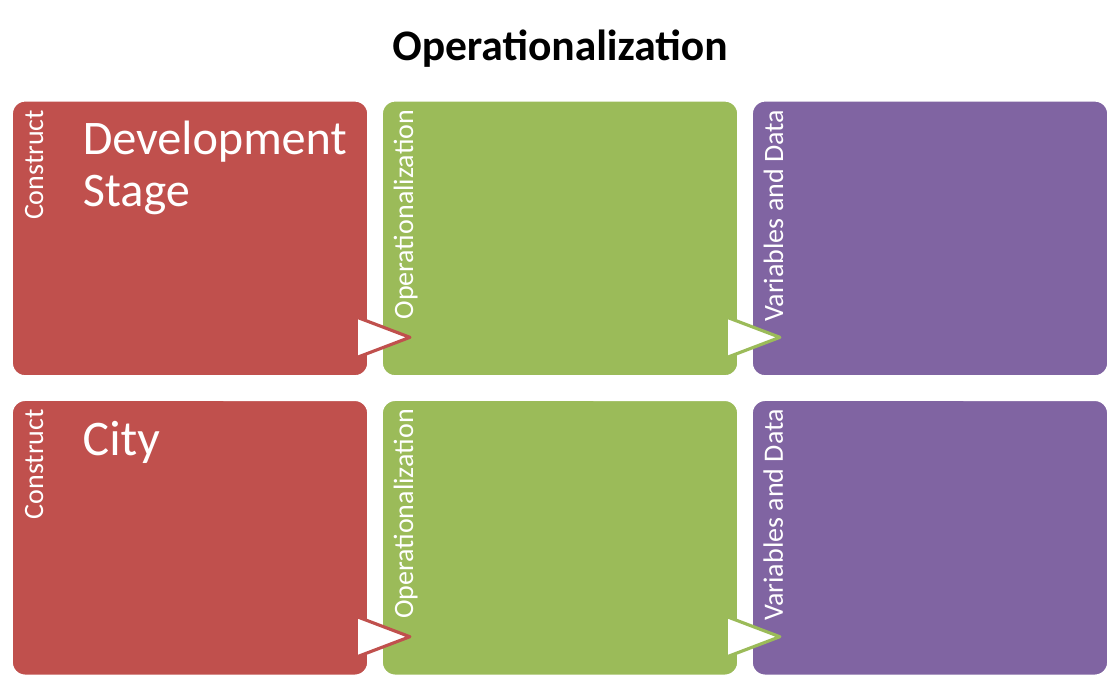
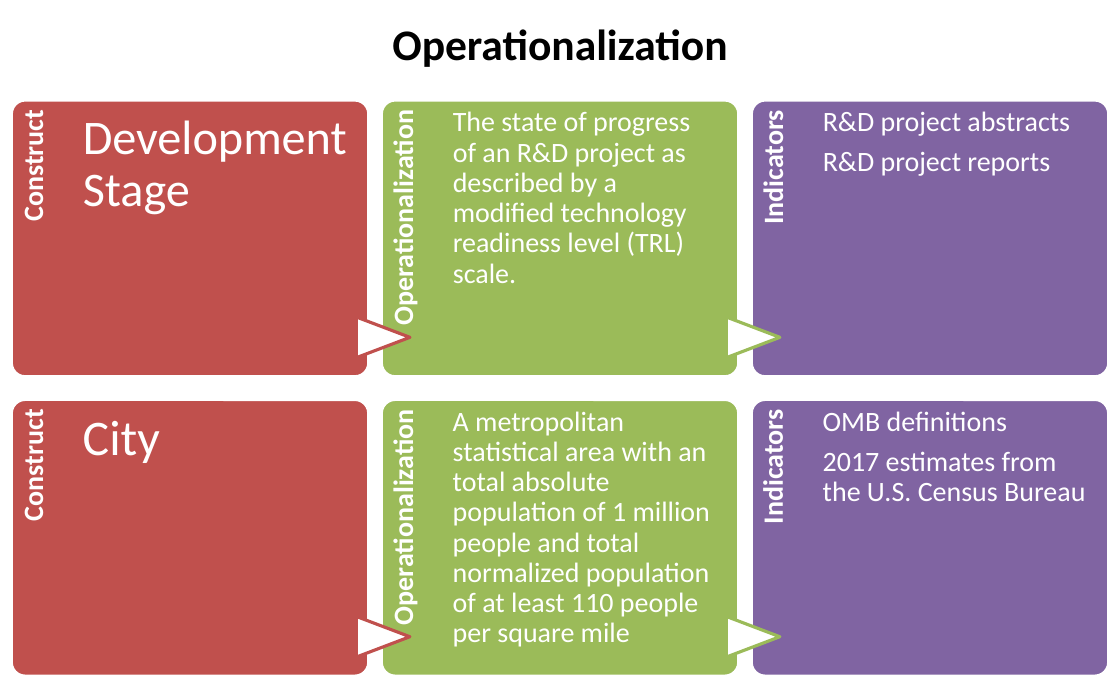
Before and after one commit to SLU-Courses-Townes/SOC5600, a slide deck: slide 18 of FinalProject/Presentation/Townes_SOC5600_FinalProject_Presentation.pptx. Drawn at 1120x700 pixels with LibreOffice and Linux fonts; fonts in the diff are those of the drawing. Boxes give left, top, right and bottom in pixels: in the first picture for what was removed or moved away, otherwise in the second. Text is boxed around its words. In the diff, an @@ line names an element or a change of style, - is before the commit and + after.

Commit message:
Complete draft of FinalProject presentation expect literature review

```diff
--- a/FinalProject/Presentation/Townes_SOC5600_FinalProject_Presentation.pptx
+++ b/FinalProject/Presentation/Townes_SOC5600_FinalProject_Presentation.pptx
@@ text added at [453, 111, 690, 283], 18 pt, text #FFFFFF @@
+The state of progress of an R&D project as described by a modified technology readiness level (TRL) scale.
@@ text added at [823, 111, 1070, 176], 18 pt, text #FFFFFF @@
+R&D project abstracts
+R&D project reports
@@ text at [756, 121, 790, 222]: text changed; bold on @@
-Variables and Data
+Indicators
@@ bold on in 4 elements at [16, 121, 50, 219], [386, 131, 420, 319], [16, 420, 50, 518], [386, 430, 420, 618] @@
@@ text added at [453, 411, 710, 647], 18 pt, text #FFFFFF @@
+A metropolitan statistical area with an total absolute population of 1 million people and total normalized population of at least 110 people per square mile
@@ text added at [823, 411, 1085, 501], 18 pt, text #FFFFFF @@
+OMB definitions
+2017 estimates from the U.S. Census Bureau
@@ text at [756, 420, 790, 521]: text changed; bold on @@
-Variables and Data
+Indicators
```
Also in this commit, not shown: 5 other slides changed, 5 slides added, 2 slides removed.
